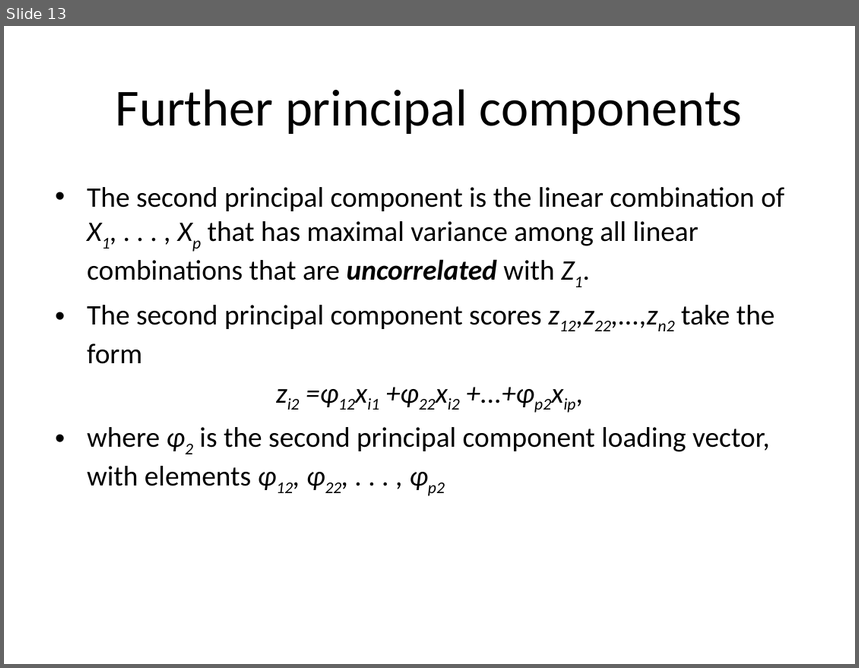
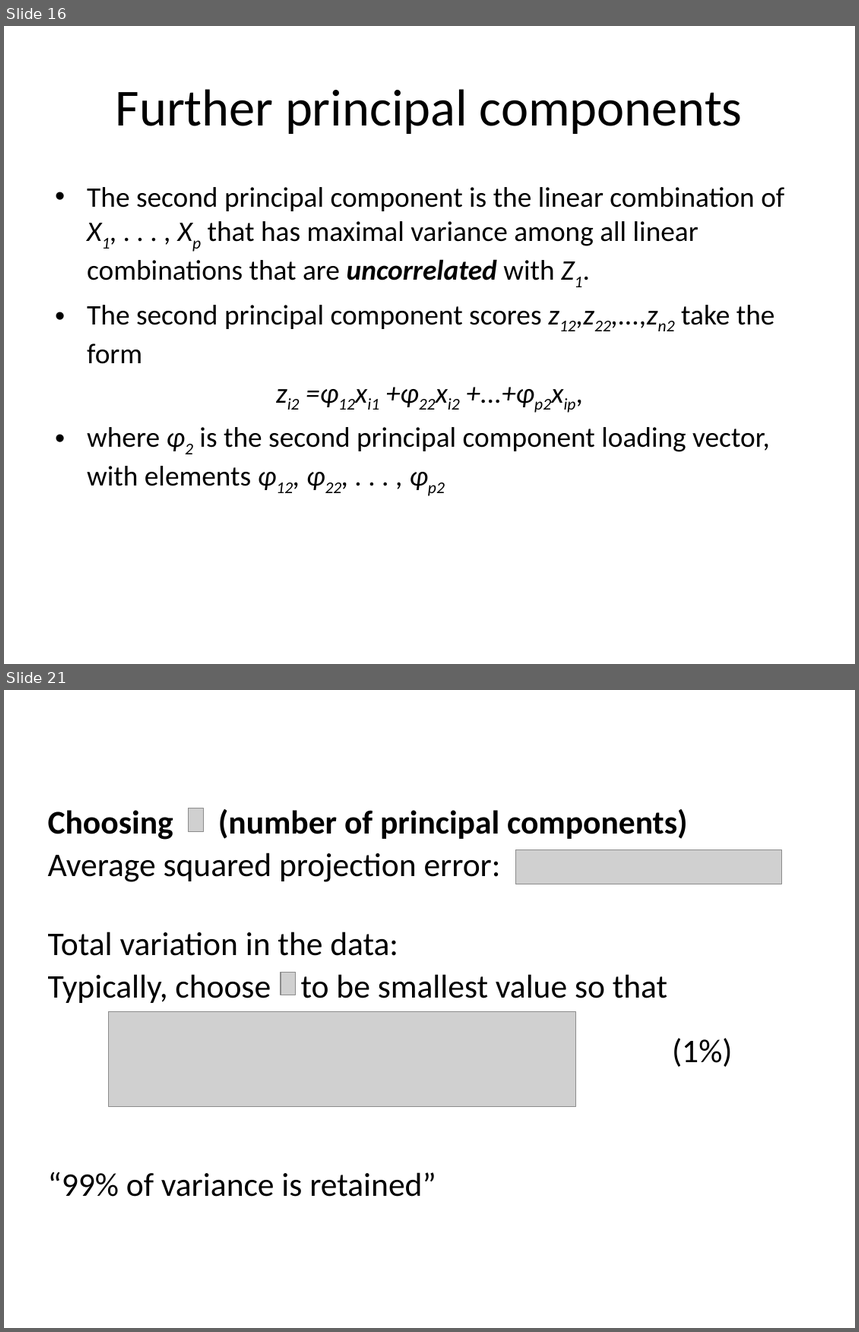
Before and after one commit to jayurbain/DataScienceIntro, a slide deck: slides/09_imensionality_reduction.pptx. Shown one above the other, each under a label of ours: slide 13 before the commit, slides 16 and 21 after it; the slides between them are not shown. The pictures are 859x668 and 859x1332 pixels, drawn with LibreOffice and Linux fonts; fonts in the diff are those of the drawing; grey boxes stand for pictures. Boxes give left, top, right and bottom in pixels: in the first picture for what was removed or moved away, otherwise in the second. Text is boxed around its words. In the diff, an @@ line names an element or a change of style, - is before the commit and + after.

```diff
--- a/slides/09_imensionality_reduction.pptx
+++ b/slides/09_imensionality_reduction.pptx
@@ slide 21 added at (4, 690, 855, 1328), background #FFFFFF @@
@@ text added at (48, 809, 688, 840), 28 pt, text #000000, bold @@
+Choosing (number of principal components)
@@ picture added at (189, 809, 204, 831) @@
@@ text added at (48, 853, 501, 956), 28 pt, text #000000 @@
+Average squared projection error:
+Total variation in the data:
@@ picture added at (515, 850, 782, 884) @@
@@ text added at (48, 974, 667, 1197), 28 pt, text #000000 @@
+Typically, choose to be smallest value so that
+“99% of variance is retained”
@@ picture added at (281, 972, 296, 995) @@
@@ picture added at (109, 1011, 576, 1107) @@
@@ text added at (672, 1038, 733, 1067), 28 pt, text #000000 @@
+(1%)
@@ what was slide 13 is now slide 16 @@
```
Also in this commit, not shown: 12 slides changed, 8 other slides added, 1 slide removed, 5 other files.
